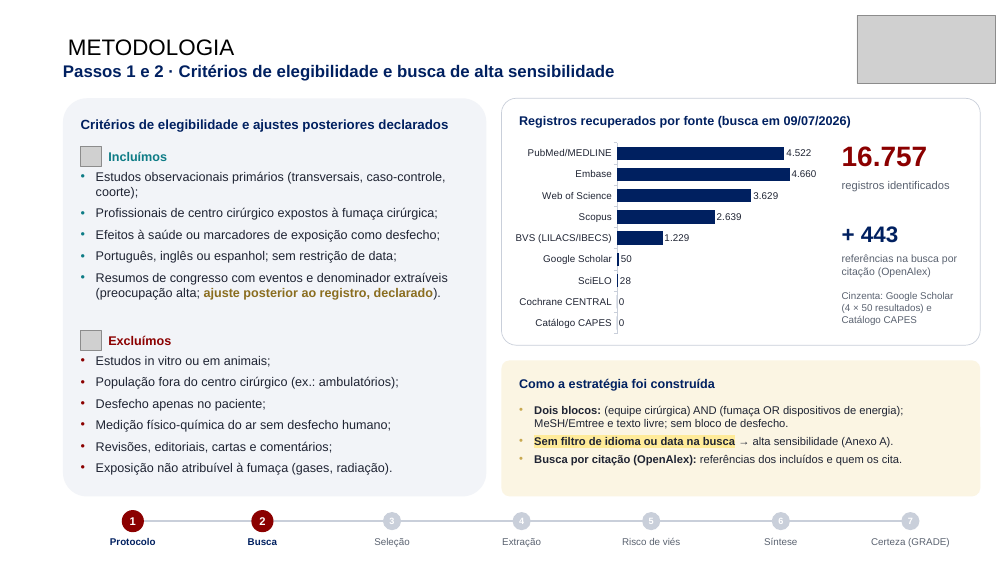
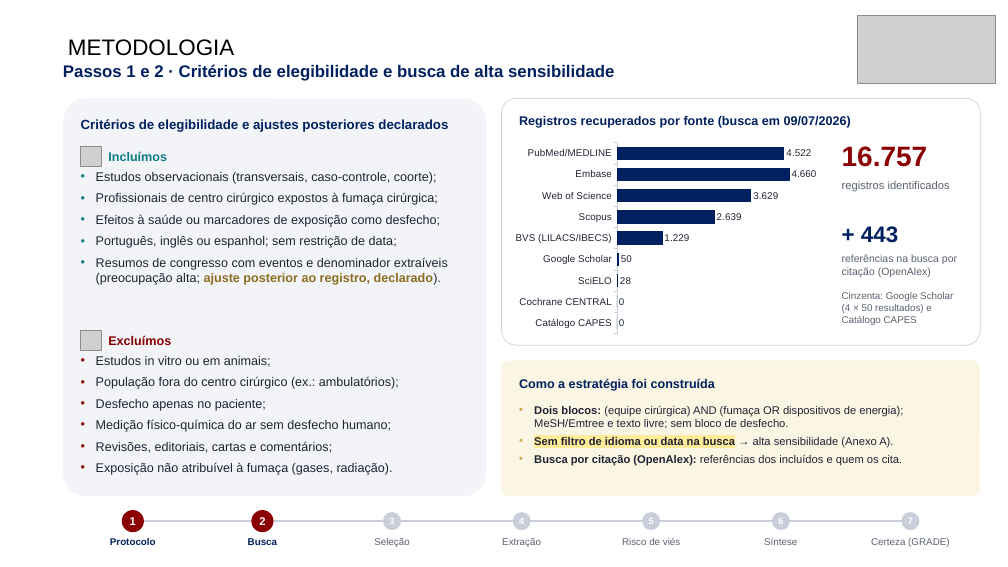
Before and after one commit to ravibuzz/IC-fumaca, a slide deck: slide 6 of apresentacao/SEMICA_Fumaca_Cirurgica_Baccaro.pptx. Drawn at 1008x567 pixels with LibreOffice and Linux fonts; fonts in the diff are those of the drawing; grey boxes stand for pictures; background and template pictures are left out. Boxes give left, top, right and bottom in pixels: in the first picture for what was removed or moved away, otherwise in the second. Text is boxed around its words. In the diff, an @@ line names an element or a change of style, - is before the commit and + after.

```diff
--- a/apresentacao/SEMICA_Fumaca_Cirurgica_Baccaro.pptx
+++ b/apresentacao/SEMICA_Fumaca_Cirurgica_Baccaro.pptx
@@ text at (x1=96, y1=172, x2=437, y2=184): text changed @@
-• Estudos observacionais primários (transversais, caso-controle, coorte);
+• Estudos observacionais (transversais, caso-controle, coorte);
```
Also in this commit, not shown: 15 other slides changed, 11 other files.
